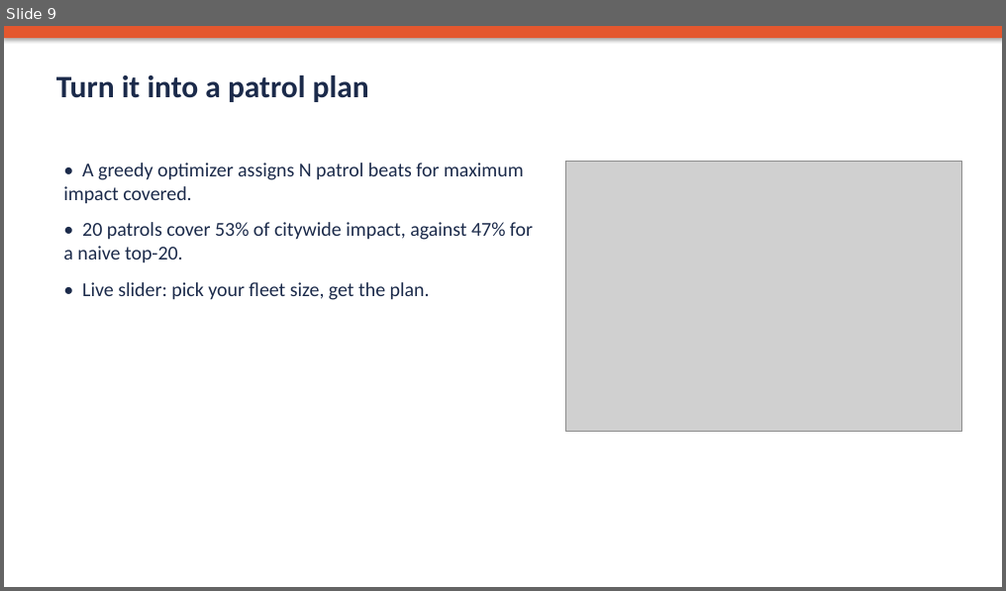
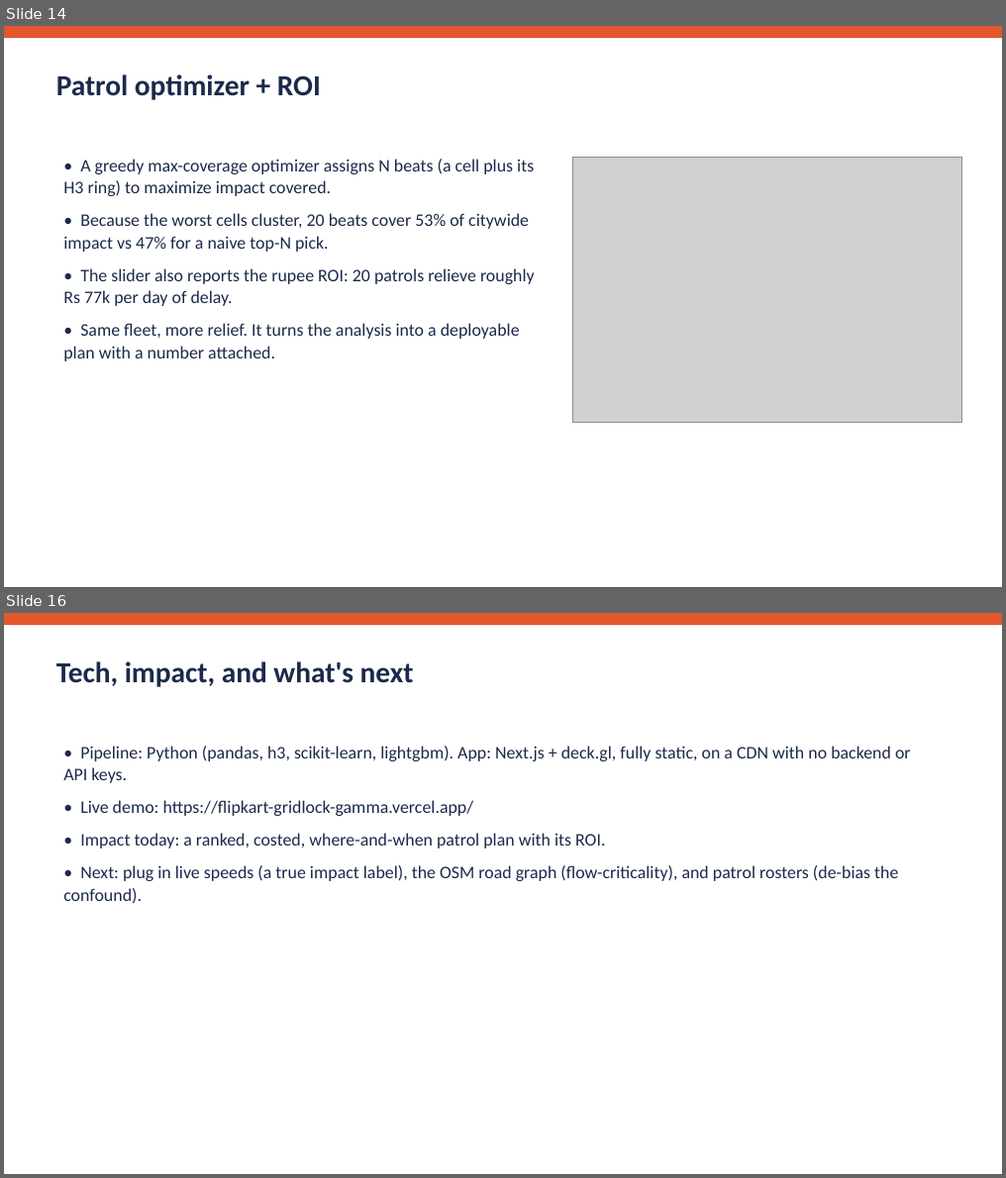
Before and after one commit to senku14x/Flipkart-Gridlock, a slide deck: submission/ParkPulse_Pitch_Deck.pptx. Shown one above the other, each under a label of ours: slide 9 before the commit, slides 14 and 16 after it; the slides between them are not shown. The pictures are 1006x591 and 1006x1178 pixels, drawn with LibreOffice and Linux fonts; fonts in the diff are those of the drawing; grey boxes stand for pictures. Boxes give left, top, right and bottom in pixels: in the first picture for what was removed or moved away, otherwise in the second. Text is boxed around its words. In the diff, an @@ line names an element or a change of style, - is before the commit and + after.

```diff
--- a/submission/ParkPulse_Pitch_Deck.pptx
+++ b/submission/ParkPulse_Pitch_Deck.pptx
@@ slide 16 added at box(4, 613, 1002, 1174), background #FFFFFF @@
@@ rectangle added at box(4, 613, 1002, 625), fill #E4572E @@
@@ text added at box(56, 662, 414, 687), 28 pt, text #1B2A4A, bold @@
+Tech, impact, and what's next
@@ text added at box(63, 746, 911, 904), 17 pt, text #1B2A4A @@
+• Pipeline: Python (pandas, h3, scikit-learn, lightgbm). App: Next.js + deck.gl, fully static, on a CDN with no backend or API keys.
+• Live demo: https://flipkart-gridlock-gamma.vercel.app/
+• Impact today: a ranked, costed, where-and-when patrol plan with its ROI.
+• Next: plug in live speeds (a true impact label), the OSM road graph (flow-criticality), and patrol rosters (de-bias the confound).
@@ what was slide 9 is now slide 14 @@
@@ slide 14 changed as well @@
@@ rectangle at box(4, 26, 1002, 38): shadow off @@
@@ text at box(56, 75, 321, 100): text changed; size 30 to 28 pt @@
-Turn it into a patrol plan
+Patrol optimizer + ROI
@@ text at box(63, 159, 535, 362): text changed; size 19 to 17 pt @@
-• A greedy optimizer assigns N patrol beats for maximum impact covered.
-• 20 patrols cover 53% of citywide impact, against 47% for a naive top-20.
-• Live slider: pick your fleet size, get the plan.
+• A greedy max-coverage optimizer assigns N beats (a cell plus its H3 ring) to maximize impact covered.
+• Because the worst cells cluster, 20 beats cover 53% of citywide impact vs 47% for a naive top-N pick.
+• The slider also reports the rupee ROI: 20 patrols relieve roughly Rs 77k per day of delay.
+• Same fleet, more relief. It turns the analysis into a deployable plan with a number attached.
@@ picture: place and size @@
-picture at box(565, 161, 962, 431)
+picture at box(573, 157, 962, 423)
```
Also in this commit, not shown: 4 other slides changed, 10 other slides added, 8 slides removed, 1 other file.
